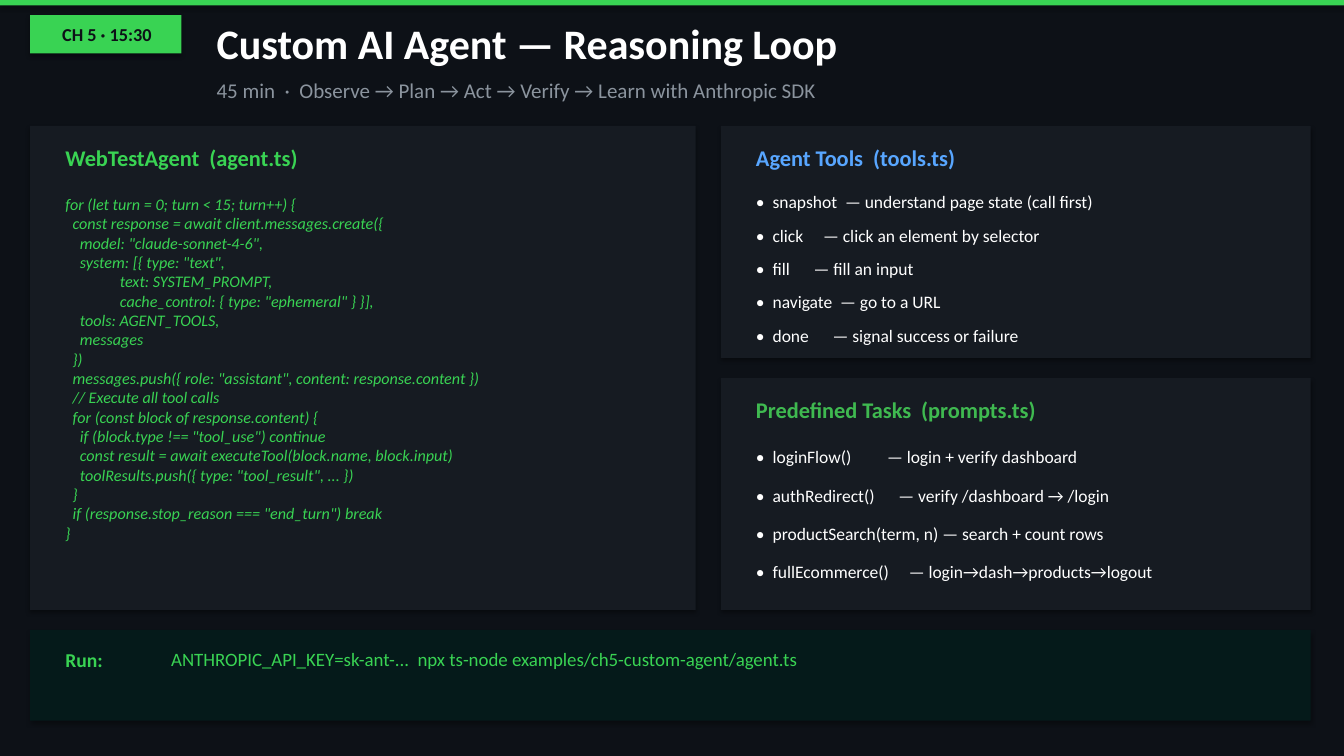
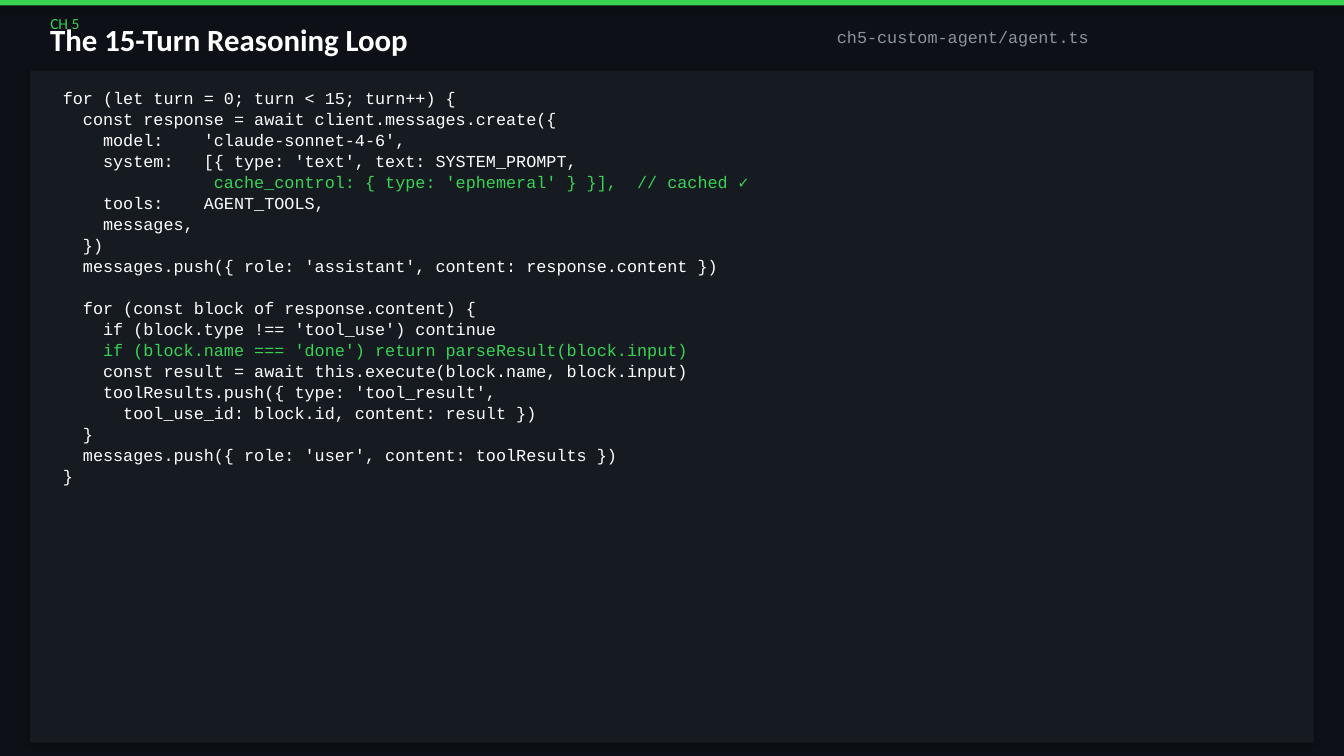
Before and after one commit to QA-Olympians-Academy/web-detective, a slide deck: slide 55 of web-detective-workshop.pptx (slide 8 before the commit). Drawn at 1344x756 pixels with LibreOffice and Linux fonts; fonts in the diff are those of the drawing. Boxes give left, top, right and bottom in pixels: in the first picture for what was removed or moved away, otherwise in the second. Text is boxed around its words. In the diff, an @@ line names an element or a change of style, - is before the commit and + after.

```diff
--- a/web-detective-workshop.pptx
+++ b/web-detective-workshop.pptx
@@ background #0D1117 to #FFFFFF @@
@@ rectangle added at box(0, 0, 1344, 756), fill #0D1117 @@
@@ rectangle removed at box(30, 15, 181, 53) @@
@@ text at box(50, 19, 80, 33): text changed; size 13 to 11 pt; text colour #0D1117 to #39D353; bold off @@
-CH 5 · 15:30
+CH 5
@@ text added at box(50, 25, 408, 57), 22 pt, text #FFFFFF, bold @@
+The 15-Turn Reasoning Loop
@@ text removed at box(217, 29, 837, 66) @@
-Custom AI Agent — Reasoning Loop
@@ text added at box(837, 31, 1089, 47), 12 pt, text #8B949E @@
+ch5-custom-agent/agent.ts
@@ rectangle: place and size @@
-rectangle at box(30, 126, 696, 610)
+rectangle at box(30, 71, 1314, 743)
@@ text removed at box(217, 83, 815, 102) @@
-45 min · Observe → Plan → Act → Verify → Learn with Anthropic SDK
@@ text at box(63, 92, 727, 465): text changed; size 11.5 to 12 pt; font Calibri to Courier New; text colour #39D353 to #FFFFFF; italic off @@
-for (let turn = 0; turn < 15; turn++) {
-const response = await client.messages.create({
-model: "claude-sonnet-4-6",
-system: [{ type: "text",
-text: SYSTEM_PROMPT,
-cache_control: { type: "ephemeral" } }],
-tools: AGENT_TOOLS,
-messages
-})
-messages.push({ role: "assistant", content: response.content })
-// Execute all tool calls
-for (const block of response.content) {
-if (block.type !== "tool_use") continue
-const result = await executeTool(block.name, block.input)
-toolResults.push({ type: "tool_result", ... })
-}
-if (response.stop_reason === "end_turn") break
-}
+for (let turn = 0; turn < 15; turn++) {
+const response = await client.messages.create({
+model: 'claude-sonnet-4-6',
+system: [{ type: 'text', text: SYSTEM_PROMPT,
+cache_control: { type: 'ephemeral' } }], // cached ✓
+tools: AGENT_TOOLS,
+messages,
+})
+messages.push({ role: 'assistant', content: response.content })
+for (const block of response.content) {
+if (block.type !== 'tool_use') continue
+if (block.name === 'done') return parseResult(block.input)
+const result = await this.execute(block.name, block.input)
+toolResults.push({ type: 'tool_result',
+tool_use_id: block.id, content: result })
+}
+messages.push({ role: 'user', content: toolResults })
+}
@@ text removed at box(65, 149, 297, 170) @@
-WebTestAgent (agent.ts)
@@ rectangle removed at box(721, 126, 1311, 358) @@
@@ text removed at box(756, 149, 955, 170) @@
-Agent Tools (tools.ts)
@@ text removed at box(773, 195, 1093, 211) @@
-• snapshot — understand page state (call first)
@@ text removed at box(773, 230, 1040, 245) @@
-• click — click an element by selector
@@ text removed at box(773, 263, 913, 278) @@
-• fill — fill an input
@@ text removed at box(773, 296, 940, 311) @@
-• navigate — go to a URL
@@ text removed at box(773, 330, 1018, 345) @@
-• done — signal success or failure
@@ rectangle removed at box(721, 378, 1311, 610) @@
@@ text removed at box(756, 401, 1035, 422) @@
-Predefined Tasks (prompts.ts)
@@ text removed at box(773, 450, 1077, 466) @@
-• loginFlow() — login + verify dashboard
@@ text removed at box(773, 489, 1109, 505) @@
-• authRedirect() — verify /dashboard → /login
@@ text removed at box(773, 527, 1103, 543) @@
-• productSearch(term, n) — search + count rows
@@ text removed at box(773, 565, 1153, 581) @@
-• fullEcommerce() — login→dash→products→logout
@@ rectangle removed at box(30, 630, 1311, 721) @@
@@ text removed at box(65, 654, 103, 667) @@
-Run:
@@ text removed at box(171, 653, 797, 669) @@
-ANTHROPIC_API_KEY=sk-ant-... npx ts-node examples/ch5-custom-agent/agent.ts
```
Also in this commit, not shown: 6 other slides changed, 75 slides added, 5 slides removed, 5 other files.
